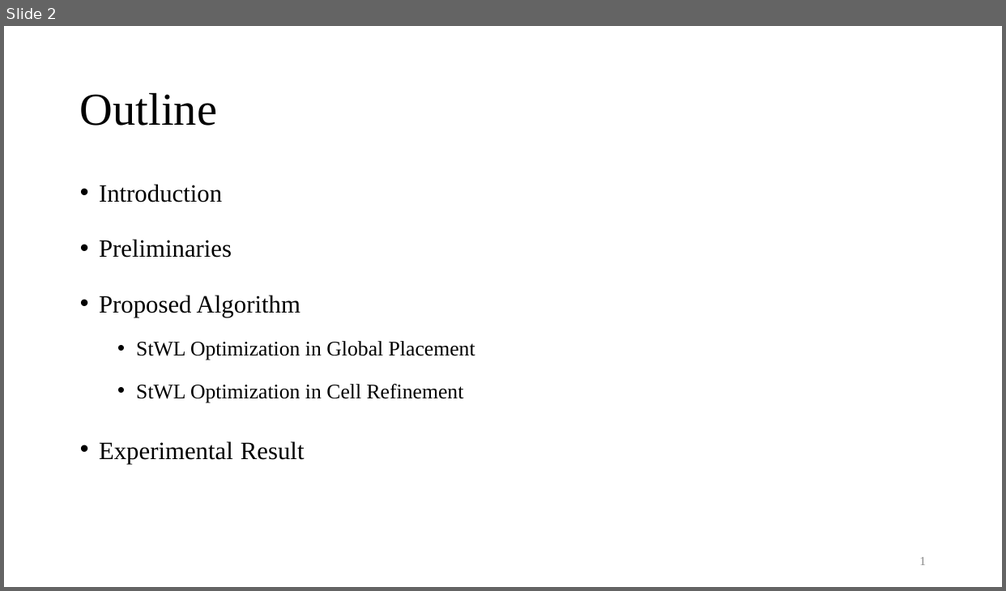
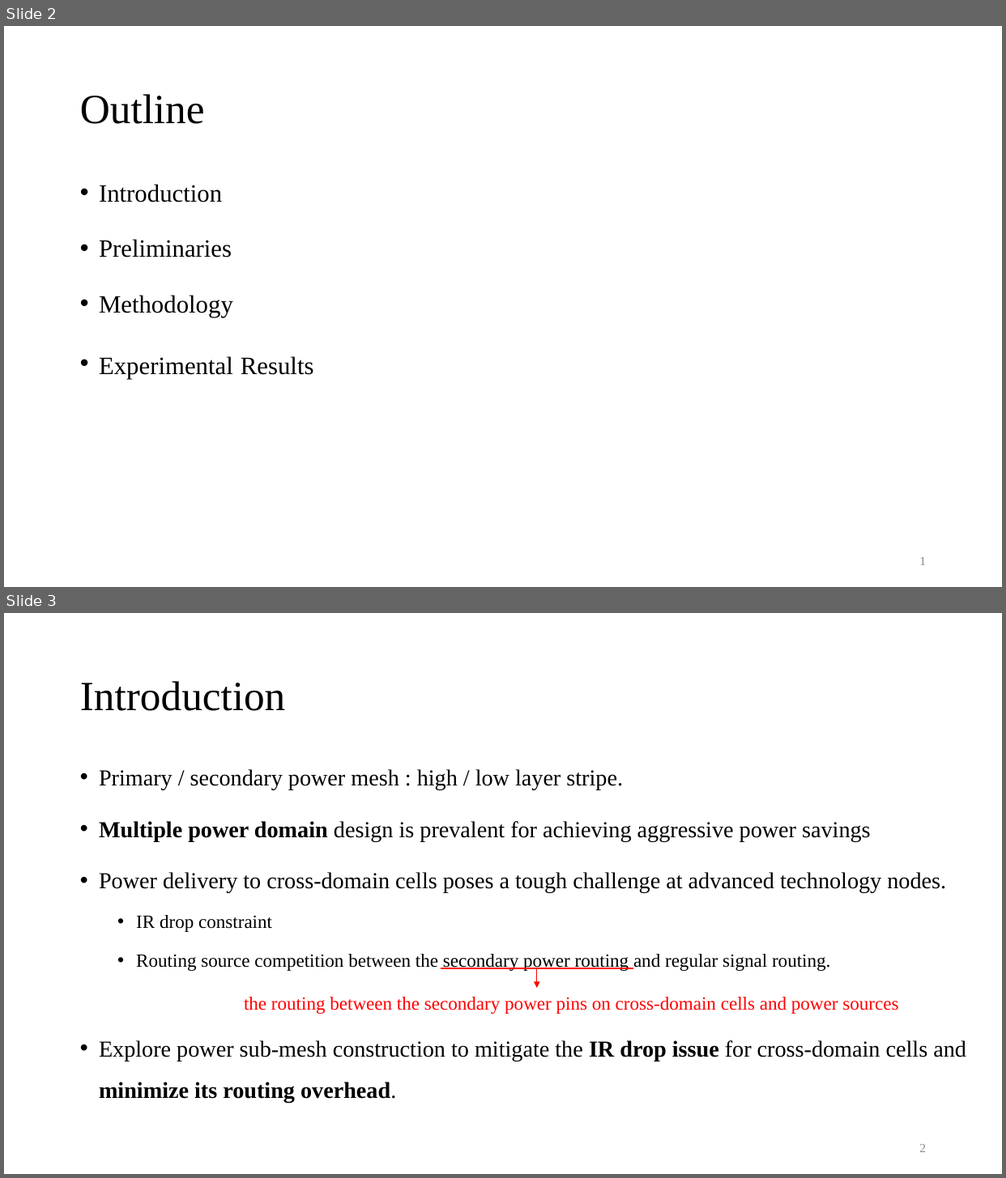
Before and after one commit to Pacific-Feng-Studuies/Studied-Papers, a slide deck: GM/powerplan/Power Sub-Mesh Construction in Multiple Power Domain Design/Power Sub-Mesh Construction in Multiple Power Domain Design.pptx. Shown one above the other, each under a label of ours: slide 2 before the commit, slides 2 and 3 after it. The pictures are 1006x591 and 1006x1178 pixels, drawn with LibreOffice and Linux fonts; fonts in the diff are those of the drawing. Boxes give left, top, right and bottom in pixels: in the first picture for what was removed or moved away, otherwise in the second. Text is boxed around its words. In the diff, an @@ line names an element or a change of style, - is before the commit and + after.

```diff
--- a/GM/powerplan/Power Sub-Mesh Construction in Multiple Power Domain Design/Power Sub-Mesh Construction in Multiple Power Domain Design.pptx
+++ b/GM/powerplan/Power Sub-Mesh Construction in Multiple Power Domain Design/Power Sub-Mesh Construction in Multiple Power Domain Design.pptx
@@ slide 3 added at bbox=[4, 613, 1002, 1174], background #FFFFFF @@
@@ title added at bbox=[80, 681, 285, 711], 40 pt, text #000000 @@
+Introduction
@@ text added at bbox=[99, 769, 966, 1102], 22 pt, text #000000 @@
+• Primary / secondary power mesh : high / low layer stripe.
+• Multiple power domain design is prevalent for achieving aggressive power savings
+• Power delivery to cross-domain cells poses a tough challenge at advanced technology nodes.
+  • IR drop constraint
+  • Routing source competition between the secondary power routing and regular signal routing.
+• Explore power sub-mesh construction to mitigate the IR drop issue for cross-domain cells and minimize its routing overhead.
@@ line added from (441, 969) to (633, 969), #FF0000 1.5 pt @@
@@ arrow added from (537, 969) to (537, 988), #FF0000 0.5 pt @@
@@ text added at bbox=[244, 997, 898, 1014], 18 pt, text #FF0000 @@
+the routing between the secondary power pins on cross-domain cells and power sources
@@ page number added at bbox=[919, 1144, 926, 1152], 12 pt, text #8C8C8C @@
+2
@@ slide 2 changed as well @@
@@ title "Outline" at bbox=[80, 94, 205, 124]: size 44 to 40 pt @@
@@ text at bbox=[99, 295, 314, 379]: text changed; size 20 to 24 pt @@
-• Proposed Algorithm
-  • StWL Optimization in Global Placement
-  • StWL Optimization in Cell Refinement
-• Experimental Result
+• Methodology
+• Experimental Results
```
Also in this commit, not shown: 3 other slides changed, 22 other slides added, 1 slide removed.
